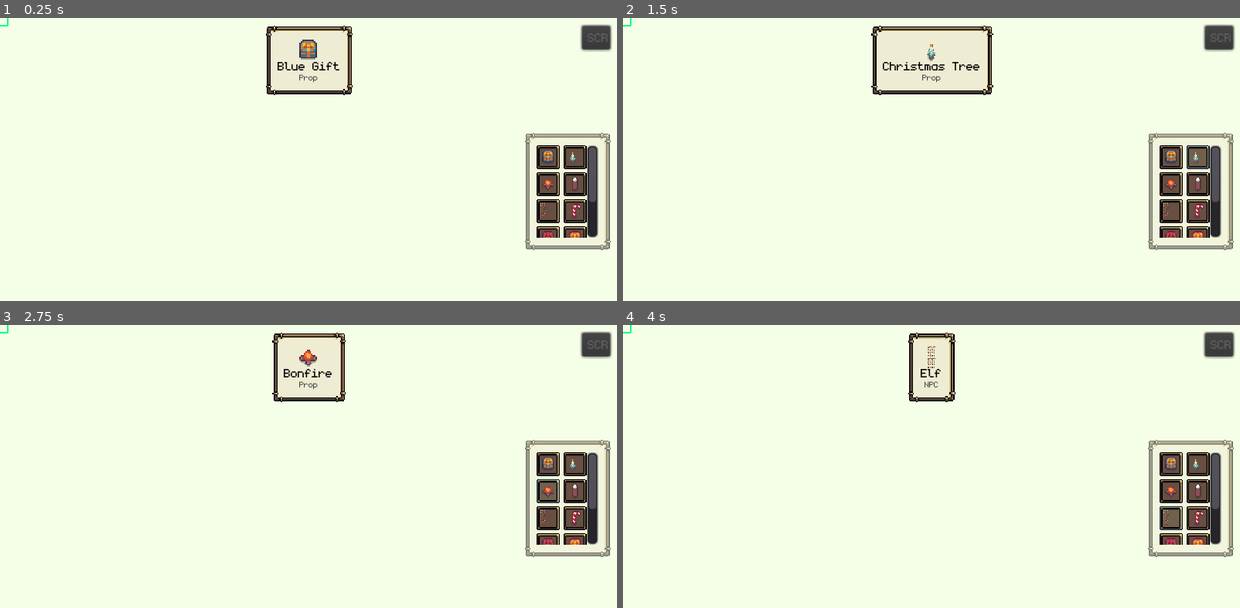
Above: before the commit, frames 1-4 (two rows, left to right).
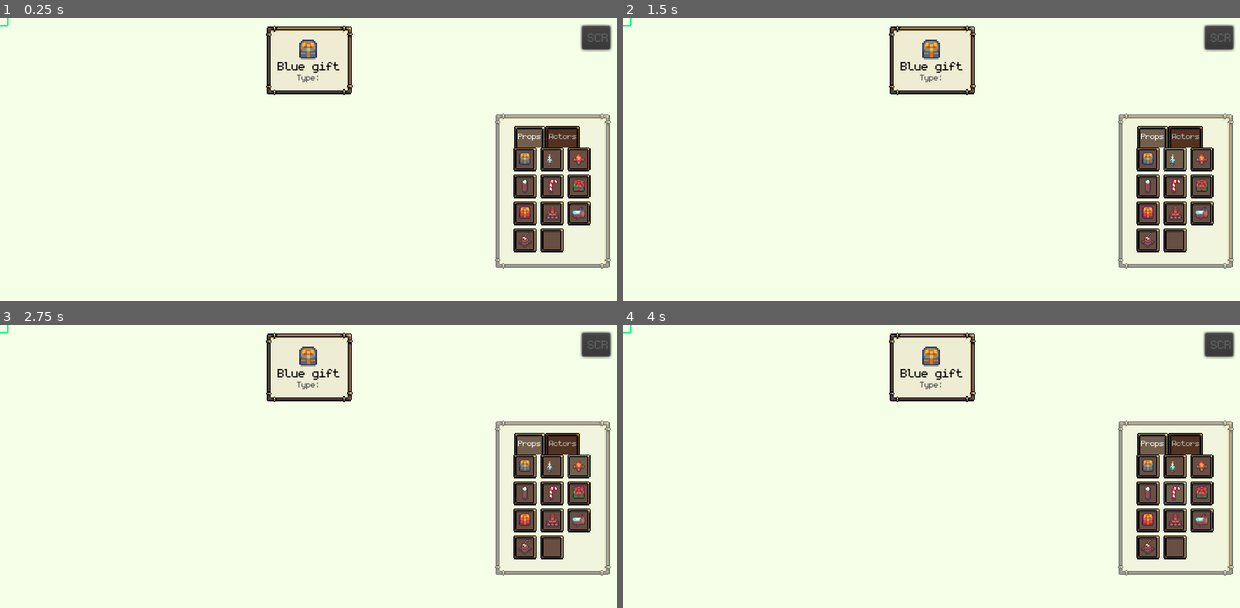
Above: after the commit, the same moments.

Repository: IvessJohn/godot-SantasPresentFactory
Game: Godot game, scene res://source/level/TestLevel.tscn
Two runs of this game, one before a commit and one after it. Both use one fixed random seed, a clock stepped at 60 frames per second and the inputs below.
Inputs (mouse positions are in pixels of both pictures, inside the frame that each line leads up to; where the layout moved, square brackets give the same spot in the first picture):
- Up to frame 1 (0.25 s): no input
- Up to frame 2 (1.5 s): click (1147, 159) [1172, 156] at 0.5 s; click (1172, 159) [1196, 156] at 1.25 s
- Up to frame 3 (2.75 s): click (579, 466) [549, 491] at 2 s
- Up to frame 4 (4 s): click (1147, 491) [1196, 491] at 2.75 s; click (1172, 491) [1172, 517] at 3.5 s

The runs differ from the first frame. In frame 1, 6.2% of the frame differs, in the area x 48-99%, y 15-89%; in frame 2, 7.5%; in frame 3, 7.3%; in frame 4, 7.5%, in the area x 43-99%, y 2-89%.

Commit message:
Added a separate 'Actors' tab in the object selection menu

Diff:
--- a/project.godot
+++ b/project.godot
@@ -29,6 +29,16 @@
 "language": "GDScript",
 "path": "res://source/GameBoard.gd"
 }, {
+"base": "GridContainer",
+"class": "ObjectGrid",
+"language": "GDScript",
+"path": "res://source/UI/TileVerticalList.gd"
+}, {
+"base": "TabContainer",
+"class": "ObjectSelectionTabContainer",
+"language": "GDScript",
+"path": "res://source/UI/elements/SelectionMenuTabsContainer.gd"
+}, {
 "base": "Resource",
 "class": "PlaceableObjectResource",
 "language": "GDScript",
@@ -63,11 +73,6 @@
 "class": "TileButton",
 "language": "GDScript",
 "path": "res://source/UI/TileButton.gd"
-}, {
-"base": "GridContainer",
-"class": "TileGrid",
-"language": "GDScript",
-"path": "res://source/UI/TileVerticalList.gd"
 }, {
 "base": "Sprite",
 "class": "VariableSprite",
@@ -84,6 +89,8 @@
 "ButtonWithSFX": "",
 "Cursor": "",
 "GameBoard": "",
+"ObjectGrid": "",
+"ObjectSelectionTabContainer": "",
 "PlaceableObjectResource": "",
 "PlaceableProp": "",
 "PlaceableTileResource": "",
@@ -91,7 +98,6 @@
 "SFXPlayerClass": "",
 "StateMachine": "",
 "TileButton": "",
-"TileGrid": "",
 "VariableSprite": "",
 "WanderingNPC": ""
 }
--- a/source/UI/LevelUI.gd
+++ b/source/UI/LevelUI.gd
@@ -18,3 +18,7 @@
 #	if game_board_path != value:
 #		game_board_path = value
 #		game_board = get_node(game_board_path)
+
+func _on_SelectionMenuTabsContainer_object_chosen(object_resource):
+	if is_instance_valid(game_board):
+		game_board._selected_resource = object_resource
--- a/source/UI/LevelUI.tscn
+++ b/source/UI/LevelUI.tscn
@@ -20,6 +20,10 @@
 [ext_resource path="res://source/resources/PlaceableObjects/Props/CandyCane.tres" type="Resource" id=18]
 [ext_resource path="res://source/UI/ui_resources/fonts/defaultFont.tres" type="DynamicFont" id=19]
 [ext_resource path="res://source/UI/ui_resources/fonts/smallFont.tres" type="DynamicFont" id=20]
+[ext_resource path="res://source/UI/ui_resources/Button9Frame_bottomless_dark.tres" type="StyleBox" id=21]
+[ext_resource path="res://source/UI/ui_resources/Button9Frame_bottomless_light.tres" type="StyleBox" id=22]
+
+[sub_resource type="StyleBoxEmpty" id=1]
 
 [node name="LevelUI" type="Control" groups=["LevelUI", "UI"]]
 anchor_right = 1.0
@@ -103,20 +107,20 @@
 align = 1
 
 [node name="VBoxContainer" type="VBoxContainer" parent="MarginContainer"]
-margin_left = 543.0
-margin_top = 119.0
+margin_left = 512.0
+margin_top = 99.0
 margin_right = 632.0
-margin_bottom = 241.0
+margin_bottom = 260.0
 size_flags_horizontal = 8
 size_flags_vertical = 4
 
 [node name="TileContainer" type="PanelContainer" parent="MarginContainer/VBoxContainer"]
 self_modulate = Color( 1, 1, 1, 0.52549 )
-margin_right = 89.0
-margin_bottom = 122.0
+margin_right = 120.0
+margin_bottom = 161.0
 grow_horizontal = 0
 grow_vertical = 2
-rect_min_size = Vector2( 18, 18 )
+rect_min_size = Vector2( 120, 161 )
 size_flags_horizontal = 8
 size_flags_vertical = 4
 theme = ExtResource( 7 )
@@ -125,21 +129,55 @@
 "_edit_use_anchors_": false
 }
 
-[node name="ScrollContainer" type="ScrollContainer" parent="MarginContainer/VBoxContainer/TileContainer"]
+[node name="SelectionMenuTabsContainer" type="TabContainer" parent="MarginContainer/VBoxContainer/TileContainer"]
 margin_left = 12.0
 margin_top = 13.0
-margin_right = 76.0
-margin_bottom = 109.0
+margin_right = 107.0
+margin_bottom = 148.0
+custom_fonts/font = ExtResource( 20 )
+custom_styles/tab_fg = ExtResource( 22 )
+custom_styles/tab_bg = ExtResource( 21 )
+custom_styles/panel = SubResource( 1 )
+tab_align = 0
+
+[node name="Props" type="ScrollContainer" parent="MarginContainer/VBoxContainer/TileContainer/SelectionMenuTabsContainer"]
+anchor_right = 1.0
+anchor_bottom = 1.0
+margin_top = 22.0
 rect_min_size = Vector2( 40, 96 )
 scroll_horizontal_enabled = false
-
-[node name="TileGrid" type="GridContainer" parent="MarginContainer/VBoxContainer/TileContainer/ScrollContainer" groups=["TileList"]]
-margin_right = 52.0
-margin_bottom = 170.0
+__meta__ = {
+"_edit_use_anchors_": false
+}
+
+[node name="TileGrid" type="GridContainer" parent="MarginContainer/VBoxContainer/TileContainer/SelectionMenuTabsContainer/Props" groups=["TileList"]]
+margin_left = 7.0
+margin_right = 87.0
+margin_bottom = 112.0
 size_flags_horizontal = 6
-columns = 2
+columns = 3
 script = ExtResource( 5 )
-tile_resources = [ ExtResource( 3 ), ExtResource( 2 ), ExtResource( 6 ), ExtResource( 11 ), ExtResource( 12 ), ExtResource( 18 ), ExtResource( 15 ), ExtResource( 4 ), ExtResource( 14 ), ExtResource( 16 ), ExtResource( 17 ) ]
+tile_resources = [ ExtResource( 3 ), ExtResource( 2 ), ExtResource( 6 ), ExtResource( 11 ), ExtResource( 18 ), ExtResource( 15 ), ExtResource( 4 ), ExtResource( 14 ), ExtResource( 16 ), ExtResource( 17 ), null ]
+
+[node name="Actors" type="ScrollContainer" parent="MarginContainer/VBoxContainer/TileContainer/SelectionMenuTabsContainer"]
+visible = false
+anchor_right = 1.0
+anchor_bottom = 1.0
+margin_top = 22.0
+rect_min_size = Vector2( 40, 96 )
+scroll_horizontal_enabled = false
+__meta__ = {
+"_edit_use_anchors_": false
+}
+
+[node name="TileGrid" type="GridContainer" parent="MarginContainer/VBoxContainer/TileContainer/SelectionMenuTabsContainer/Actors" groups=["TileList"]]
+margin_left = 7.0
+margin_right = 87.0
+margin_bottom = 25.0
+size_flags_horizontal = 6
+columns = 3
+script = ExtResource( 5 )
+tile_resources = [ ExtResource( 12 ), ExtResource( 12 ), null ]
 
 [node name="PlacementModeButton" type="Button" parent="MarginContainer/VBoxContainer"]
 visible = false
@@ -164,6 +202,8 @@
 text = "SCR"
 script = ExtResource( 10 )
 
-[connection signal="tile_chosen" from="MarginContainer/VBoxContainer/TileContainer/ScrollContainer/TileGrid" to="." method="_on_TileGrid_tile_chosen"]
-[connection signal="tile_chosen" from="MarginContainer/VBoxContainer/TileContainer/ScrollContainer/TileGrid" to="MarginContainer/SelectedItem" method="_update_selected_object"]
+[connection signal="tile_chosen" from="MarginContainer/VBoxContainer/TileContainer/SelectionMenuTabsContainer/Props/TileGrid" to="." method="_on_TileGrid_tile_chosen"]
+[connection signal="tile_chosen" from="MarginContainer/VBoxContainer/TileContainer/SelectionMenuTabsContainer/Props/TileGrid" to="MarginContainer/SelectedItem" method="_update_selected_object"]
+[connection signal="tile_chosen" from="MarginContainer/VBoxContainer/TileContainer/SelectionMenuTabsContainer/Actors/TileGrid" to="." method="_on_TileGrid_tile_chosen"]
+[connection signal="tile_chosen" from="MarginContainer/VBoxContainer/TileContainer/SelectionMenuTabsContainer/Actors/TileGrid" to="MarginContainer/SelectedItem" method="_update_selected_object"]
 [connection signal="pressed" from="MarginContainer/ScreenshotButton" to="MarginContainer/ScreenshotButton" method="_on_pressed"]
--- a/source/UI/TileVerticalList.gd
+++ b/source/UI/TileVerticalList.gd
@@ -1,6 +1,6 @@
 tool
 extends GridContainer
-class_name TileGrid
+class_name ObjectGrid
 
 # GameBoard will receive this node's 'tile_chosen' signal to access the chosen tile and be able to
 # place it on the map. Every TileButton will connect its 'tile_chosen' signal to the list's
@@ -14,8 +14,8 @@
 
 
 func _ready():
-	if not is_in_group("TileList"):
-		add_to_group("TileList")
+	if not is_in_group("ObjectGrid"):
+		add_to_group("ObjectGrid")
 
 	if tile_resources.size() > 0:
 		choose_tile(tile_resources[0])
@@ -39,8 +39,8 @@
 
 			x+=1
 
-func _on_tileButton_tile_chosen(tile_resource):
+func _on_tileButton_tile_chosen(tile_resource: PlaceableObjectResource):
 	choose_tile(tile_resource)
 
-func choose_tile(tile_resource):
-	emit_signal("tile_chosen", tile_resource)
+func choose_tile(tile_resource: PlaceableObjectResource):
+	emit_signal("tile_chosen")
--- /dev/null
+++ b/source/UI/elements/SelectionMenuTabsContainer.gd
@@ -0,0 +1,63 @@
+tool
+extends TabContainer
+class_name ObjectSelectionTabContainer
+
+# GameBoard will receive this node's 'tile_chosen' signal to access the chosen tile and be able to
+# place it on the map. Every TileButton will connect its 'tile_chosen' signal to the list's
+# 'tile_chosen' signal
+signal object_chosen(object_resource)
+
+
+export(Array, Resource) var object_resources: Array = [] setget set_object_resources
+
+var objectGrids := {
+	"props": $Props/ScrollContainer/TileGrid,
+	"actors": $Actors/ScrollContainer/TileGrid
+}
+
+var shown_children := []
+
+
+func _ready():
+	if not is_in_group("ObjectSelectionTabContainer"):
+		add_to_group("ObjectSelectionTabContainer")
+
+	if object_resources.size() > 0:
+		choose_object(object_resources[0])
+
+func set_object_resources(value):
+	if object_resources != value:
+		for k in objectGrids.keys():
+			for c in objectGrids[k].get_children():
+				remove_child(c)
+				if c.is_connected("object_chosen", self, "_on_tileButton_tile_chosen"):
+					c.disconnect("object_chosen", self, "_on_tileButton_tile_chosen")
+				c.queue_free()
+
+		object_resources = value
+		var x := 1
+		for o in object_resources:
+			var button: TileButton = TileButton.new()
+			button.name = "TileButton" + str(x)
+			button.tile_resource = o
+			button.connect("tile_chosen", self, "_on_tileButton_tile_chosen")
+
+			var parent_grid: GridContainer = _get_respective_grid_for(o)
+			parent_grid.add_child(button)
+
+			x+=1
+
+func _on_tileButton_object_chosen(object_resource: PlaceableObjectResource):
+	choose_object(object_resource)
+
+func choose_object(object_resource: PlaceableObjectResource):
+	emit_signal("object_chosen", object_resource)
+
+func _get_respective_grid_for(object_resource: PlaceableObjectResource):
+	match object_resource.type:
+		PlaceableObjectResource.OBJECT_TYPES.PROP, \
+		PlaceableObjectResource.OBJECT_TYPES.TILE, \
+		PlaceableObjectResource.OBJECT_TYPES.DECORATION:
+			return objectGrids["props"]
+		PlaceableObjectResource.OBJECT_TYPES.ACTOR:
+			return objectGrids["actors"]
--- /dev/null
+++ b/source/UI/ui_resources/Button9Frame_bottomless_dark.tres
@@ -0,0 +1,11 @@
+[gd_resource type="StyleBoxTexture" load_steps=2 format=2]
+
+[ext_resource path="res://assets/art/UI/NinePatchSmall_dark_bottomless_3.png" type="Texture" id=1]
+
+[resource]
+texture = ExtResource( 1 )
+region_rect = Rect2( 0, 0, 16, 13 )
+margin_left = 4.0
+margin_right = 4.0
+margin_top = 4.0
+margin_bottom = 4.0
--- /dev/null
+++ b/source/UI/ui_resources/Button9Frame_bottomless_light.tres
@@ -0,0 +1,11 @@
+[gd_resource type="StyleBoxTexture" load_steps=2 format=2]
+
+[ext_resource path="res://assets/art/UI/NinePatchSmall_dark_bottomless_1.png" type="Texture" id=1]
+
+[resource]
+texture = ExtResource( 1 )
+region_rect = Rect2( 0, 0, 16, 13 )
+margin_left = 4.0
+margin_right = 4.0
+margin_top = 4.0
+margin_bottom = 4.0
Binary file added: assets/art/UI/NinePatchSmall_dark_bottomless_1.png
Not shown, added: assets/art/UI/NinePatchSmall_dark_bottomless_1.png.import
Binary file added: assets/art/UI/NinePatchSmall_dark_bottomless_3.png
Not shown, added: assets/art/UI/NinePatchSmall_dark_bottomless_3.png.import
Not shown: 1 places in source/UI/LevelUI.tscn that only renumber resources
